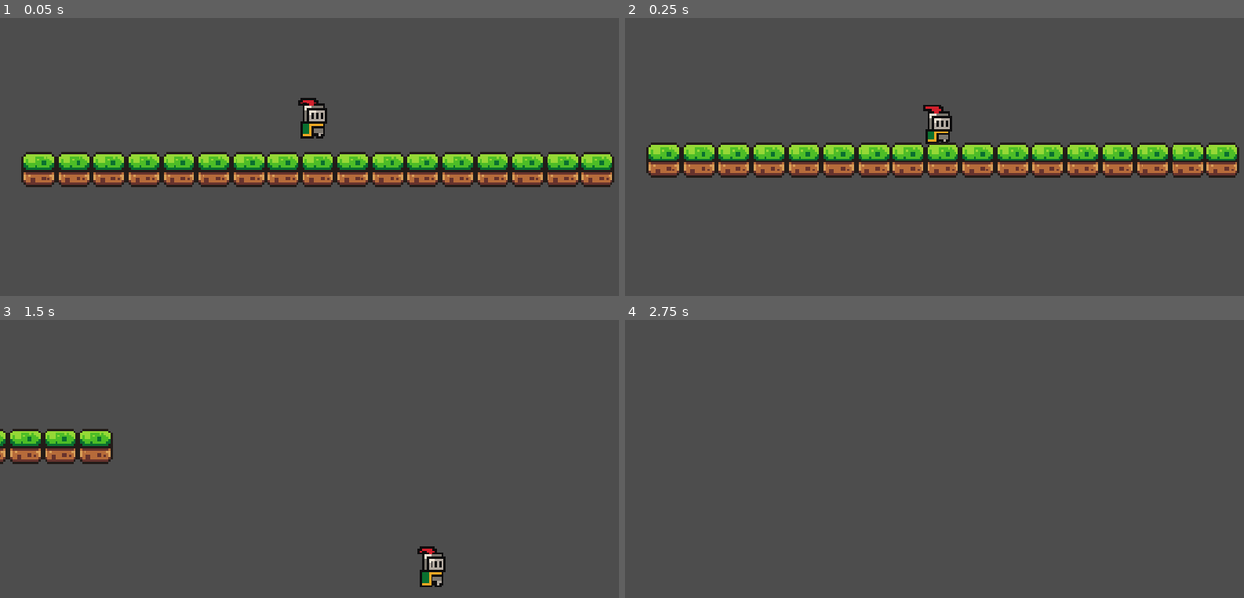
Above: before the commit, frames 1-4 (two rows, left to right).
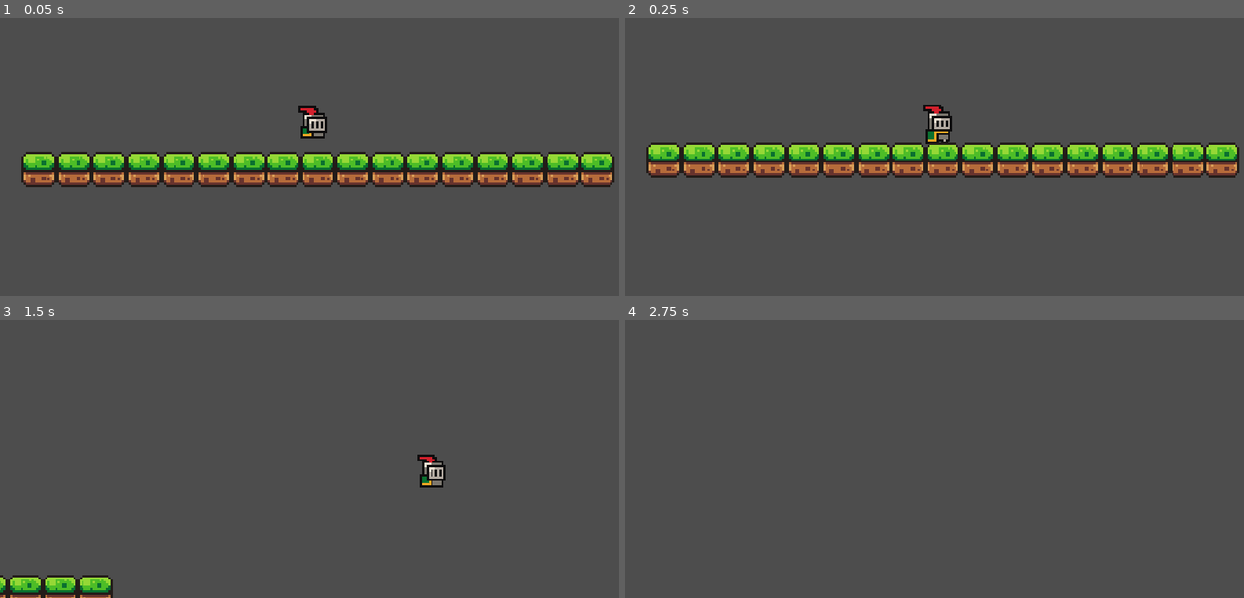
Above: after the commit, the same moments.

Repository: GitPuller67/Game-Jam
Game: Godot game, scene res://scenes/game.tscn
The game is run twice, just before and just after one commit, with the same random seed, the same clock (stepped at 60 frames per second) and the same inputs.
Inputs:
- Up to frame 1 (0.05 s): no input
- Up to frame 2 (0.25 s): no input
- Up to frame 3 (1.5 s): tap Enter (ui_accept) at 0.5, 0.6 s; hold Right (ui_right) from 0.53 s (still down); tap Space (jump, bound only after the commit) at 0.77, 0.8, 1.07, 1.35 s
- Up to frame 4 (2.75 s): tap Space (jump, bound only after the commit) at 1.52, 1.82, 2.3 s; tap Enter (ui_accept) at 1.55, 2.1 s; release Right (ui_right) at 2.03 s; hold Left (ui_left) from 2.03 s (still down)

The runs differ from the first frame. In frame 1, 0.4% of the frame differs, in the area x 48-53%, y 28-44%; in frame 2, nothing differs; in frame 3, 4.6%, in the area x 0-72%, y 39-100%; in frame 4, nothing differs.

Commit message:
Added basic player movement animations and fixed rotational issues

Diff:
--- a/game-jam/project.godot
+++ b/game-jam/project.godot
@@ -24,6 +24,29 @@
 
 project/assembly_name="Game Jam"
 
+[input]
+
+jump={
+"deadzone": 0.2,
+"events": [Object(InputEventKey,"resource_local_to_scene":false,"resource_name":"","device":16,"window_id":0,"alt_pressed":false,"shift_pressed":false,"ctrl_pressed":false,"meta_pressed":false,"pressed":false,"keycode":0,"physical_keycode":32,"key_label":0,"unicode":0,"location":0,"echo":false,"script":null)
+, Object(InputEventJoypadButton,"resource_local_to_scene":false,"resource_name":"","device":-1,"button_index":0,"pressure":0.0,"pressed":false,"script":null)
+]
+}
+move_left={
+"deadzone": 0.2,
+"events": [Object(InputEventKey,"resource_local_to_scene":false,"resource_name":"","device":16,"window_id":0,"alt_pressed":false,"shift_pressed":false,"ctrl_pressed":false,"meta_pressed":false,"pressed":false,"keycode":0,"physical_keycode":4194319,"key_label":0,"unicode":0,"location":0,"echo":false,"script":null)
+, Object(InputEventKey,"resource_local_to_scene":false,"resource_name":"","device":16,"window_id":0,"alt_pressed":false,"shift_pressed":false,"ctrl_pressed":false,"meta_pressed":false,"pressed":false,"keycode":0,"physical_keycode":65,"key_label":0,"unicode":0,"location":0,"echo":false,"script":null)
+, Object(InputEventJoypadMotion,"resource_local_to_scene":false,"resource_name":"","device":-1,"axis":0,"axis_value":-1.0,"script":null)
+]
+}
+move_right={
+"deadzone": 0.2,
+"events": [Object(InputEventKey,"resource_local_to_scene":false,"resource_name":"","device":16,"window_id":0,"alt_pressed":false,"shift_pressed":false,"ctrl_pressed":false,"meta_pressed":false,"pressed":false,"keycode":0,"physical_keycode":4194321,"key_label":0,"unicode":0,"location":0,"echo":false,"script":null)
+, Object(InputEventKey,"resource_local_to_scene":false,"resource_name":"","device":16,"window_id":0,"alt_pressed":false,"shift_pressed":false,"ctrl_pressed":false,"meta_pressed":false,"pressed":false,"keycode":0,"physical_keycode":68,"key_label":0,"unicode":0,"location":0,"echo":false,"script":null)
+, Object(InputEventJoypadMotion,"resource_local_to_scene":false,"resource_name":"","device":-1,"axis":0,"axis_value":1.0,"script":null)
+]
+}
+
 [physics]
 
 3d/physics_engine="Jolt Physics"
--- a/game-jam/scenes/player.tscn
+++ b/game-jam/scenes/player.tscn
@@ -19,6 +19,74 @@
 atlas = ExtResource("1_3vyb7")
 region = Rect2(96, 0, 32, 32)
 
+[sub_resource type="AtlasTexture" id="AtlasTexture_tuyoq"]
+atlas = ExtResource("1_3vyb7")
+region = Rect2(64, 160, 32, 32)
+
+[sub_resource type="AtlasTexture" id="AtlasTexture_fjrip"]
+atlas = ExtResource("1_3vyb7")
+region = Rect2(0, 64, 32, 32)
+
+[sub_resource type="AtlasTexture" id="AtlasTexture_smehm"]
+atlas = ExtResource("1_3vyb7")
+region = Rect2(32, 64, 32, 32)
+
+[sub_resource type="AtlasTexture" id="AtlasTexture_ur7pv"]
+atlas = ExtResource("1_3vyb7")
+region = Rect2(64, 64, 32, 32)
+
+[sub_resource type="AtlasTexture" id="AtlasTexture_y4r1p"]
+atlas = ExtResource("1_3vyb7")
+region = Rect2(96, 64, 32, 32)
+
+[sub_resource type="AtlasTexture" id="AtlasTexture_d2wvv"]
+atlas = ExtResource("1_3vyb7")
+region = Rect2(128, 64, 32, 32)
+
+[sub_resource type="AtlasTexture" id="AtlasTexture_3v2ag"]
+atlas = ExtResource("1_3vyb7")
+region = Rect2(160, 64, 32, 32)
+
+[sub_resource type="AtlasTexture" id="AtlasTexture_jej6c"]
+atlas = ExtResource("1_3vyb7")
+region = Rect2(192, 64, 32, 32)
+
+[sub_resource type="AtlasTexture" id="AtlasTexture_f1ej7"]
+atlas = ExtResource("1_3vyb7")
+region = Rect2(224, 64, 32, 32)
+
+[sub_resource type="AtlasTexture" id="AtlasTexture_oprun"]
+atlas = ExtResource("1_3vyb7")
+region = Rect2(0, 96, 32, 32)
+
+[sub_resource type="AtlasTexture" id="AtlasTexture_a8ls1"]
+atlas = ExtResource("1_3vyb7")
+region = Rect2(32, 96, 32, 32)
+
+[sub_resource type="AtlasTexture" id="AtlasTexture_qfm1y"]
+atlas = ExtResource("1_3vyb7")
+region = Rect2(64, 96, 32, 32)
+
+[sub_resource type="AtlasTexture" id="AtlasTexture_fulsm"]
+atlas = ExtResource("1_3vyb7")
+region = Rect2(96, 96, 32, 32)
+
+[sub_resource type="AtlasTexture" id="AtlasTexture_4r5pv"]
+atlas = ExtResource("1_3vyb7")
+region = Rect2(128, 96, 32, 32)
+
+[sub_resource type="AtlasTexture" id="AtlasTexture_60mlk"]
+atlas = ExtResource("1_3vyb7")
+region = Rect2(160, 96, 32, 32)
+
+[sub_resource type="AtlasTexture" id="AtlasTexture_i4ail"]
+atlas = ExtResource("1_3vyb7")
+region = Rect2(192, 96, 32, 32)
+
+[sub_resource type="AtlasTexture" id="AtlasTexture_a38lo"]
+atlas = ExtResource("1_3vyb7")
+region = Rect2(224, 96, 32, 32)
+
 [sub_resource type="SpriteFrames" id="SpriteFrames_0e51w"]
 animations = [{
 "frames": [{
@@ -36,7 +104,68 @@
 }],
 "loop": 1,
 "name": &"default",
-"speed": 2.5
+"speed": 10.0
+}, {
+"frames": [{
+"duration": 1.0,
+"texture": SubResource("AtlasTexture_tuyoq")
+}],
+"loop": 1,
+"name": &"jump",
+"speed": 10.0
+}, {
+"frames": [{
+"duration": 1.0,
+"texture": SubResource("AtlasTexture_fjrip")
+}, {
+"duration": 1.0,
+"texture": SubResource("AtlasTexture_smehm")
+}, {
+"duration": 1.0,
+"texture": SubResource("AtlasTexture_ur7pv")
+}, {
+"duration": 1.0,
+"texture": SubResource("AtlasTexture_y4r1p")
+}, {
+"duration": 1.0,
+"texture": SubResource("AtlasTexture_d2wvv")
+}, {
+"duration": 1.0,
+"texture": SubResource("AtlasTexture_3v2ag")
+}, {
+"duration": 1.0,
+"texture": SubResource("AtlasTexture_jej6c")
+}, {
+"duration": 1.0,
+"texture": SubResource("AtlasTexture_f1ej7")
+}, {
+"duration": 1.0,
+"texture": SubResource("AtlasTexture_oprun")
+}, {
+"duration": 1.0,
+"texture": SubResource("AtlasTexture_a8ls1")
+}, {
+"duration": 1.0,
+"texture": SubResource("AtlasTexture_qfm1y")
+}, {
+"duration": 1.0,
+"texture": SubResource("AtlasTexture_fulsm")
+}, {
+"duration": 1.0,
+"texture": SubResource("AtlasTexture_4r5pv")
+}, {
+"duration": 1.0,
+"texture": SubResource("AtlasTexture_60mlk")
+}, {
+"duration": 1.0,
+"texture": SubResource("AtlasTexture_i4ail")
+}, {
+"duration": 1.0,
+"texture": SubResource("AtlasTexture_a38lo")
+}],
+"loop": 1,
+"name": &"run",
+"speed": 10.0
 }]
 
 [sub_resource type="CircleShape2D" id="CircleShape2D_0e51w"]
@@ -48,8 +177,9 @@
 [node name="AnimatedSprite2D" type="AnimatedSprite2D" parent="." unique_id=1683846883]
 position = Vector2(0, -12)
 sprite_frames = SubResource("SpriteFrames_0e51w")
+animation = &"jump"
 autoplay = "default"
-frame_progress = 0.38339218
+frame_progress = 0.7077681
 
 [node name="CollisionShape2D" type="CollisionShape2D" parent="." unique_id=733622417]
 position = Vector2(0, -5)
--- a/game-jam/scripts/player.gd
+++ b/game-jam/scripts/player.gd
@@ -4,6 +4,7 @@
 const SPEED = 300.0
 const JUMP_VELOCITY = -400.0
 
+@onready var animated_sprite = $AnimatedSprite2D
 
 func _physics_process(delta: float) -> void:
 	# Add the gravity.
@@ -11,12 +12,31 @@
 		velocity += get_gravity() * delta
 
 	# Handle jump.
-	if Input.is_action_just_pressed("ui_accept") and is_on_floor():
+	if Input.is_action_just_pressed("jump") and is_on_floor():
 		velocity.y = JUMP_VELOCITY
 
 	# Get the input direction and handle the movement/deceleration.
 	# As good practice, you should replace UI actions with custom gameplay actions.
-	var direction := Input.get_axis("ui_left", "ui_right")
+
+	# Get the input direction: -1, 0, 1
+	var direction := Input.get_axis("move_left", "move_right")
+
+	#Flip the sprite
+	if direction > 0:
+		animated_sprite.flip_h = false
+	elif direction < 0:
+		animated_sprite.flip_h = true
+
+	# Play animations
+	if is_on_floor():
+		if direction == 0:
+			animated_sprite.play("default")
+		else:
+			animated_sprite.play("run")
+	else:
+		animated_sprite.play("jump")
+
+	# Apply movement
 	if direction:
 		velocity.x = direction * SPEED
 	else:
